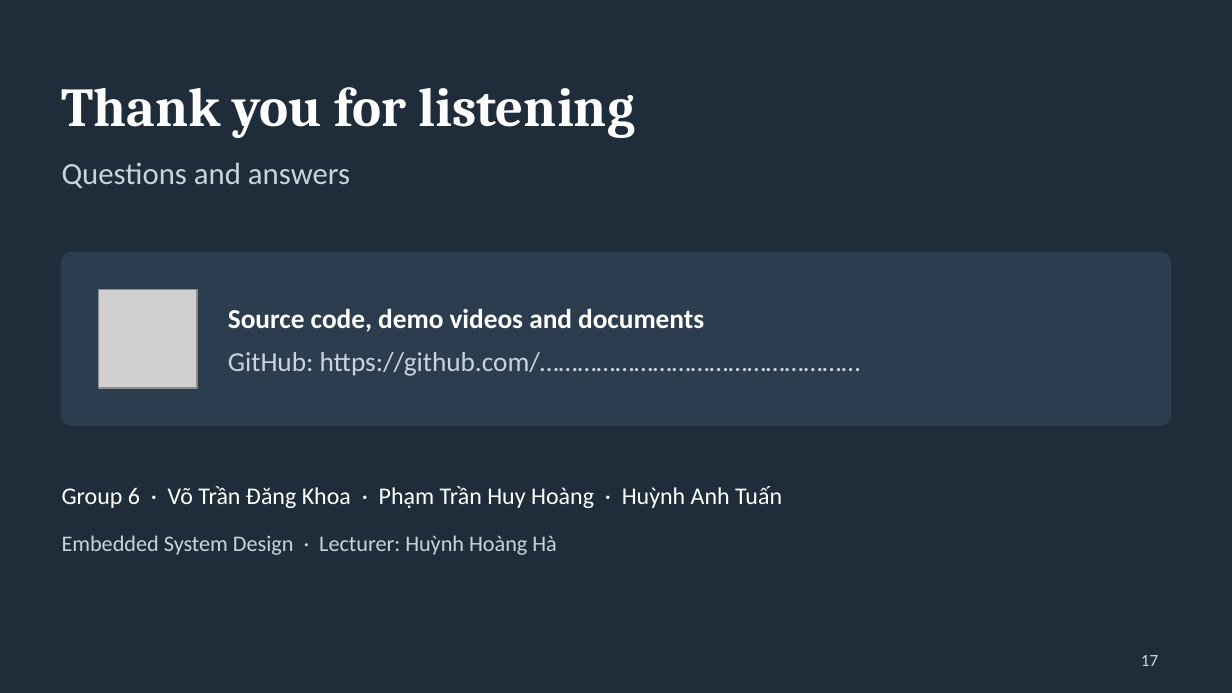
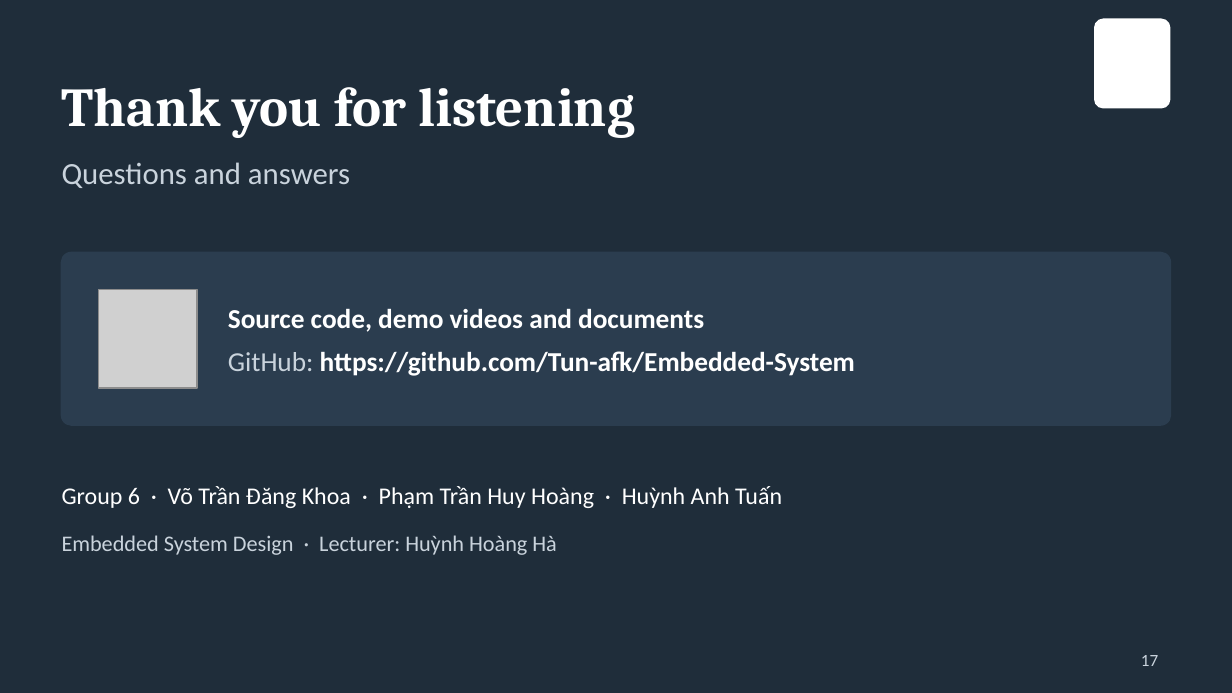
Before and after one commit to Tun-afk/Embedded-System, a slide deck: slide 17 of FinalReport/Group6_Platform_Driver_Presentation.pptx. Drawn at 1232x693 pixels with LibreOffice and Linux fonts; fonts in the diff are those of the drawing; grey boxes stand for pictures; background and template pictures are left out. Boxes give left, top, right and bottom in pixels: in the first picture for what was removed or moved away, otherwise in the second. Text is boxed around its words. In the diff, an @@ line names an element or a change of style, - is before the commit and + after.

```diff
--- a/FinalReport/Group6_Platform_Driver_Presentation.pptx
+++ b/FinalReport/Group6_Platform_Driver_Presentation.pptx
@@ rounded rectangle added at bbox=[1094, 18, 1170, 108], fill #FFFFFF @@
@@ text at bbox=[228, 351, 855, 376]: text changed; text colour #C9D3DC to #FFFFFF; bold on @@
-GitHub: https://github.com/……………………………………………
+GitHub: https://github.com/Tun-afk/Embedded-System
```
Also in this commit, not shown: 1 other slide changed.
